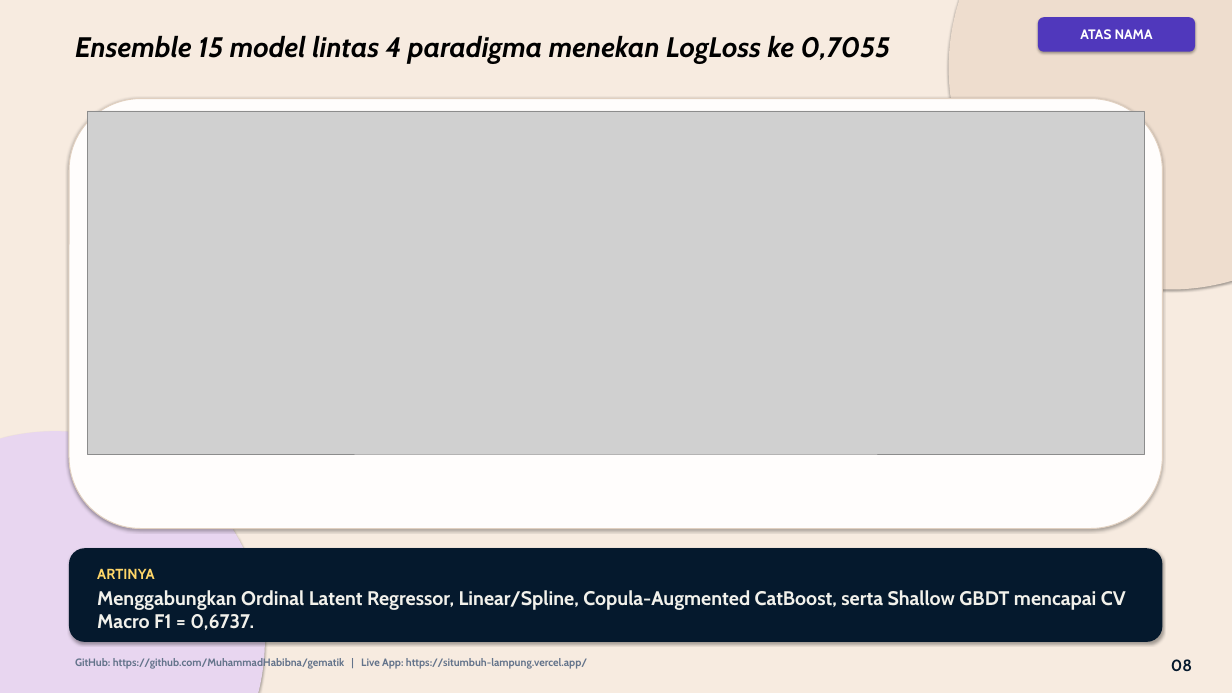
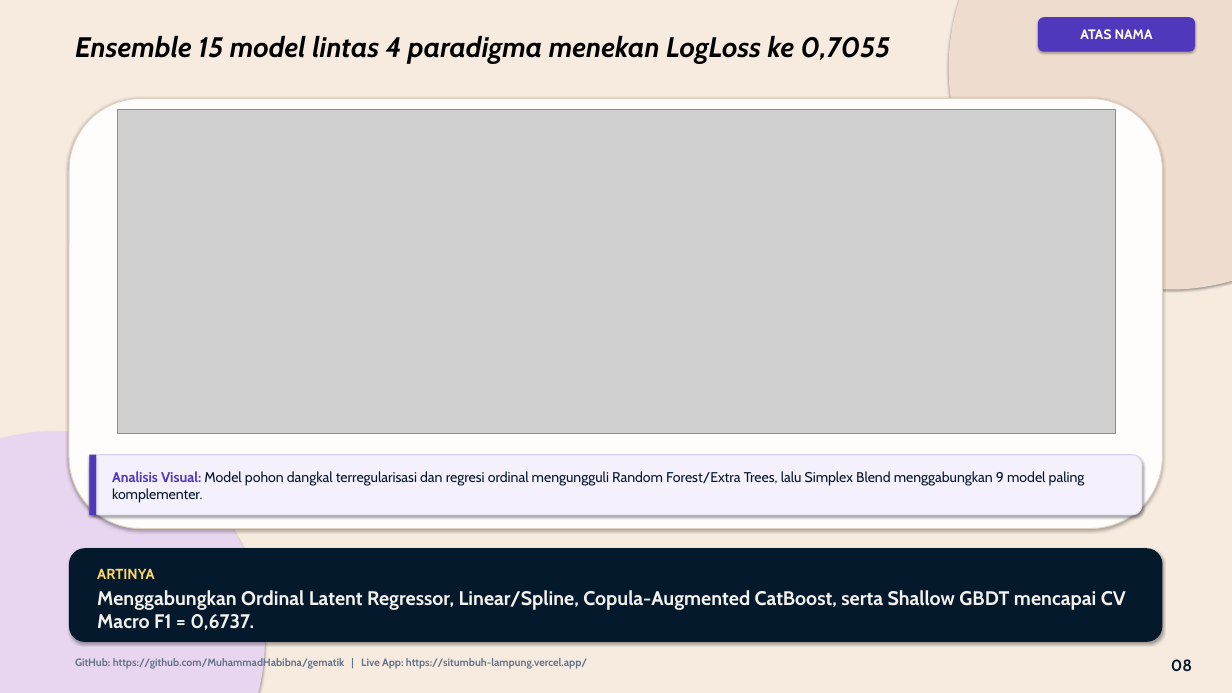
Before and after one commit to MuhammadHabibna/gematik, a slide deck: slide 8 of HASIL_PENELITIAN_ATAS_NAMA/Atas_Nama_Presentasi_Final.pptx. Drawn at 1232x693 pixels with LibreOffice and Linux fonts; fonts in the diff are those of the drawing; grey boxes stand for pictures. Boxes give left, top, right and bottom in pixels: in the first picture for what was removed or moved away, otherwise in the second. Text is boxed around its words. In the diff, an @@ line names an element or a change of style, - is before the commit and + after.

Commit message:
Add 1-sentence Analisis Visual box under every chart in PPTX

```diff
--- a/HASIL_PENELITIAN_ATAS_NAMA/Atas_Nama_Presentasi_Final.pptx
+++ b/HASIL_PENELITIAN_ATAS_NAMA/Atas_Nama_Presentasi_Final.pptx
@@ picture resized from (x1=87, y1=111, x2=1144, y2=454) to (x1=117, y1=110, x2=1115, y2=434) @@
@@ rounded rectangle added at (x1=89, y1=455, x2=1142, y2=515), fill #F4F0FC, outline #D6CEF2 1 pt @@
@@ rectangle added at (x1=89, y1=455, x2=96, y2=515), fill #5038BC @@
@@ text added at (x1=112, y1=471, x2=1085, y2=503), 16.5 pt, text #05192D @@
+Analisis Visual: Model pohon dangkal terregularisasi dan regresi ordinal mengungguli Random Forest/Extra Trees, lalu Simplex Blend menggabungkan 9 model paling komplementer.
```
Also in this commit, not shown: 7 other slides changed.
